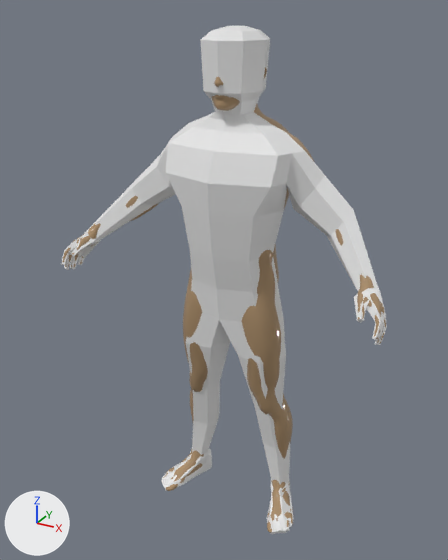
Two versions of the FBX model Assets/Models/Player.fbx, one commit apart.
Before and after are seen from a 50 mm camera at (0.95, -1.805, 1.857) aimed at (-0.026, -0.03, 0.97). Lighting does not change. The marker at lower left points along +X, +Y and +Z. Where no turn or scale is listed for an object, it has been applied to the vertices.

In view in the first picture: 'HG_Body', 'Player'.
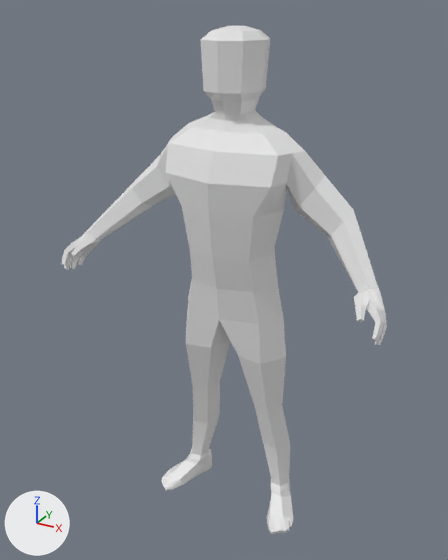
Pixel boxes (x1, y1, x2, y2) of what changed, in the pictures (448 x 560 px):
'HG_Body', deleted (brown): before (63, 67, 386, 533)

The change in detail:
Object 'HG_Body' (ob_hg_body) is deleted.
